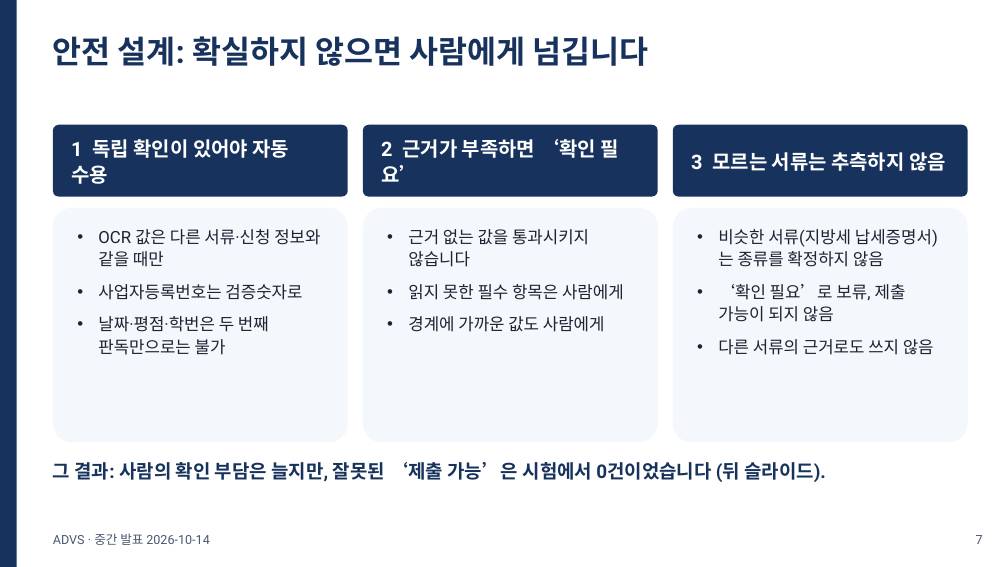
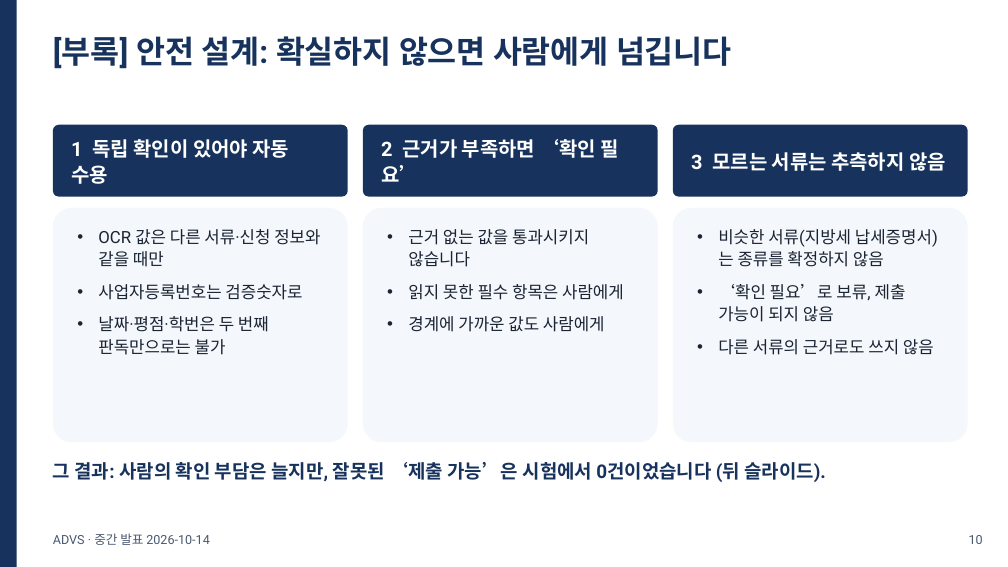
Before and after one commit to khabibro/ADVS, a slide deck: slide 10 of docs/midterm/ADVS_midterm.pptx (slide 7 before the commit). Drawn at 1008x567 pixels with LibreOffice and Linux fonts; fonts in the diff are those of the drawing. Boxes give left, top, right and bottom in pixels: in the first picture for what was removed or moved away, otherwise in the second. Text is boxed around its words. In the diff, an @@ line names an element or a change of style, - is before the commit and + after.

```diff
--- a/docs/midterm/ADVS_midterm.pptx
+++ b/docs/midterm/ADVS_midterm.pptx
@@ text at (x1=53, y1=36, x2=732, y2=69): text changed @@
-안전 설계: 확실하지 않으면 사람에게 넘깁니다
+[부록] 안전 설계: 확실하지 않으면 사람에게 넘깁니다
@@ text at (x1=969, y1=535, x2=983, y2=544): text changed @@
-7
+10
```
Also in this commit, not shown: 8 other slides changed, 9 slides added, 5 slides removed, 4 other files.
